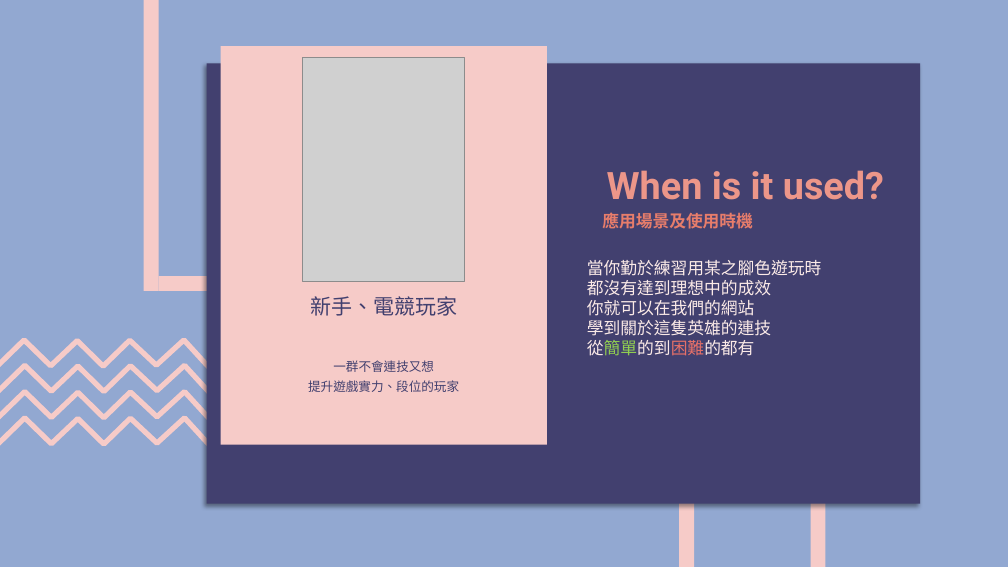
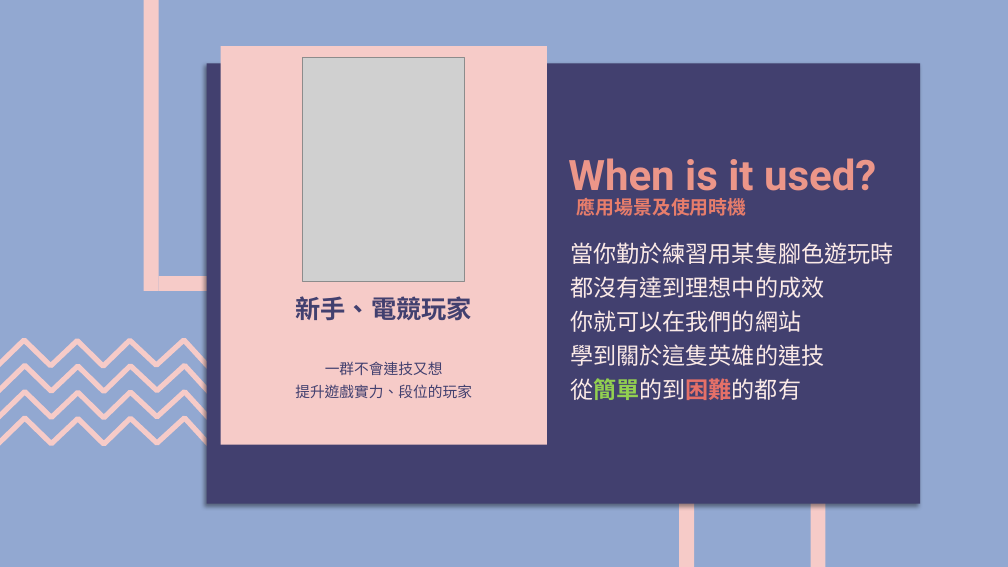
Before and after one commit to leonasdev/WebMidProject, a slide deck: slide 7 of 期末報告企畫書.pptx. Drawn at 1008x567 pixels with LibreOffice and Linux fonts; fonts in the diff are those of the drawing; grey boxes stand for pictures. Boxes give left, top, right and bottom in pixels: in the first picture for what was removed or moved away, otherwise in the second. Text is boxed around its words. In the diff, an @@ line names an element or a change of style, - is before the commit and + after.

```diff
--- a/期末報告企畫書.pptx
+++ b/期末報告企畫書.pptx
@@ text "When is it used?": place and size @@
-text "When is it used?" at <box>607,170,884,200</box>
+text "When is it used?" at <box>568,158,876,200</box>
@@ text "When is it used?" at <box>568,158,876,200</box>: size 36 to 40 pt @@
@@ text "應用場景及使用時機": place and size @@
-text "應用場景及使用時機" at <box>602,213,753,229</box>
+text "應用場景及使用時機" at <box>577,198,747,216</box>
@@ text "應用場景及使用時機" at <box>577,198,747,216</box>: size 16 to 18 pt @@
@@ text "當你勤於練習用某隻腳色遊玩時": place and size @@
-text "當你勤於練習用某隻腳色遊玩時" at <box>587,260,821,356</box>
+text "當你勤於練習用某隻腳色遊玩時" at <box>571,242,894,400</box>
@@ text at <box>571,242,894,264</box>: text changed; size 16 to 22 pt @@
-當你勤於練習用某之腳色遊玩時
+當你勤於練習用某隻腳色遊玩時
@@ text "新手、電競玩家": place and size @@
-text "新手、電競玩家" at <box>310,296,457,316</box>
+text "新手、電競玩家" at <box>296,296,472,321</box>
@@ text "新手、電競玩家" at <box>296,296,472,321</box>: size 20 to 24 pt, bold on @@
@@ text at <box>571,276,825,400</box>: size 16 to 22 pt in "都沒有達到理想中的成效", "你就可以在我們的網站", "學到關於這隻英雄的連技", "從簡單的到困難的都有"; bold on in "從簡單的到困難的都有"; more space between paragraphs @@
@@ text "一群不會連技又想" at <box>295,361,472,398</box>: size 12 to 14 pt @@
```
Also in this commit, not shown: 9 other slides changed, 7 slides added, 1 slide removed.
